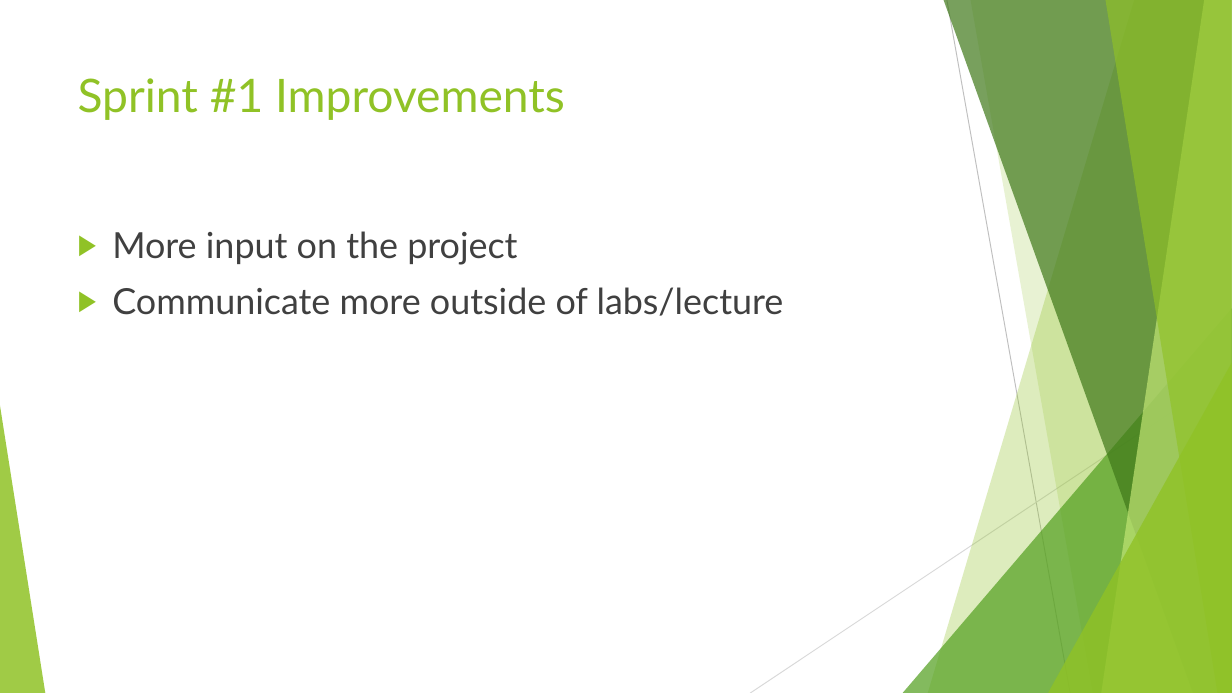
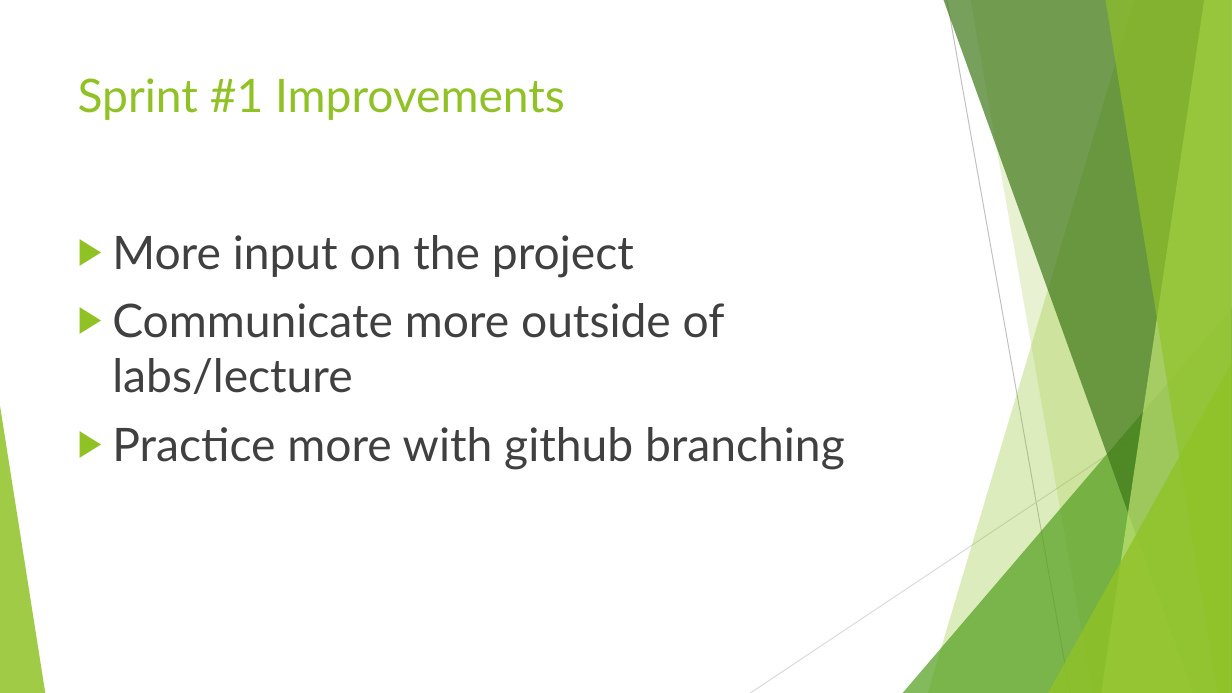
Before and after one commit to AustinBCIT/MVF, a slide deck: slide 6 of Friday May 12th Presentation.pptx. Drawn at 1232x693 pixels with LibreOffice and Linux fonts; fonts in the diff are those of the drawing. Boxes give left, top, right and bottom in pixels: in the first picture for what was removed or moved away, otherwise in the second. Text is boxed around its words. In the diff, an @@ line names an element or a change of style, - is before the commit and + after.

```diff
--- a/Friday May 12th Presentation.pptx
+++ b/Friday May 12th Presentation.pptx
@@ text at (112, 235, 725, 394): size 28 to 36 pt in "More input on the project", "Communicate more outside of labs/lecture" @@
@@ text at (112, 427, 845, 470): paragraph added @@
+▶ Practice more with github branching
```
Also in this commit, not shown: 2 other slides changed, 2 slides added, 1 slide removed.
